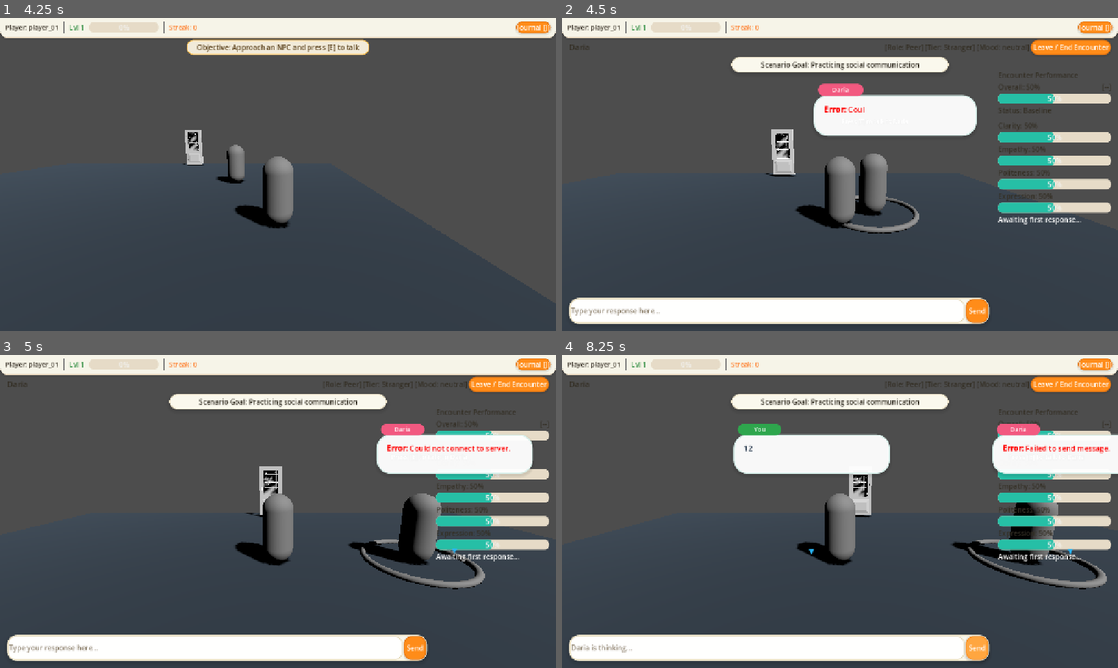
Above: before the commit, frames 1-4 (two rows, left to right).
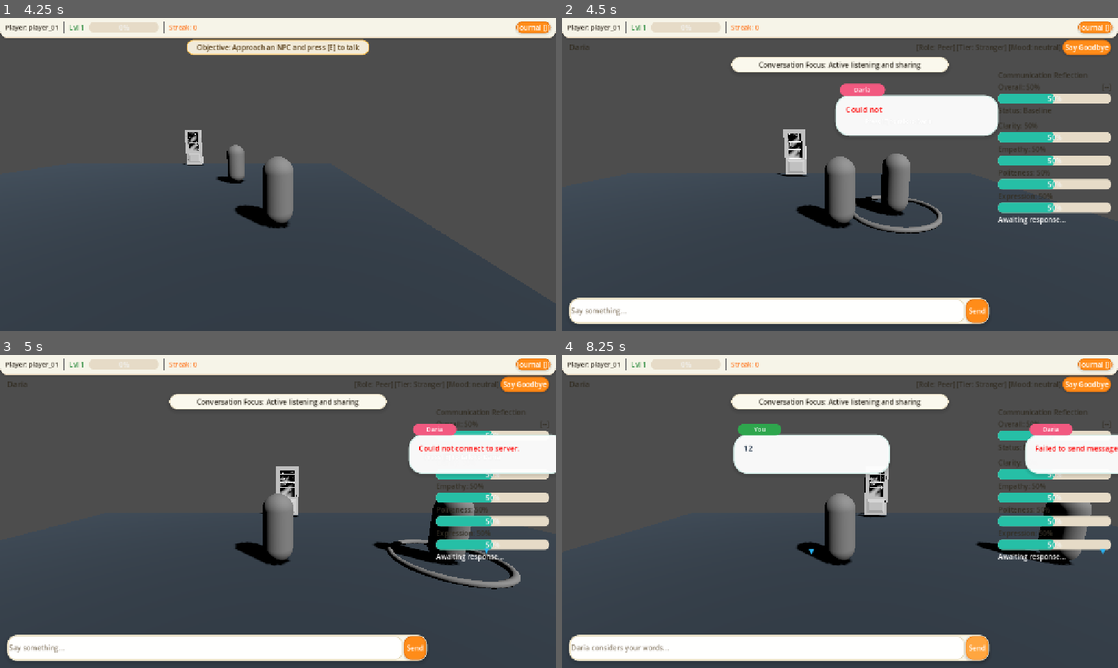
Above: after the commit, the same moments.

Repository: ahmad-ovh/THRESHOLD
Game: Godot game, scene res://scenes/main_menu/MainMenu.tscn
The game is run twice, just before and just after one commit, with the same random seed, the same clock (stepped at 60 frames per second) and the same inputs.
Inputs (mouse positions are in pixels of both pictures, inside the frame that each line leads up to):
- Up to frame 1 (4.25 s): click "Start Game" at 0.5 s; tap E (interact) at 1.25, 2.75, 3.5, 3.6 s; hold D (move_right) 1.28-2.03 s; hold E (interact) 1.28-2.03 s; hold S (move_backward) 2.03-2.78 s; tap Shift (sprint) at 2.1 s; hold D (move_right) 2.78-3.53 s; hold J (toggle_journal) 2.78-3.53 s; hold W (move_forward) from 3.53 s (still down)
- Up to frame 2 (4.5 s): tap E (interact) at 4.25 s; release W (move_forward) at 4.28 s; hold A (move_left) from 4.28 s (still down); hold Shift (sprint) from 4.28 s (still down)
- Up to frame 3 (5 s): keep holding A (move_left); keep holding Shift (sprint)
- Up to frame 4 (8.25 s): release A (move_left) at 5 s; release Shift (sprint) at 5 s; click (767, 649) at 5.02 s; type "12" at 5.1 s; click "Journal [J]" at 5.75 s; click "Leave / End Encounter" (after the commit: "Say Goodbye") at 6.5 s; click "Send" at 7.25 s; tap Space at 8 s; hold A (move_left) from 8.03 s (still down); tap J (toggle_journal) at 8.1 s

Frame 1 is identical in both runs. In frame 2, 5.6% of the frame differs, in the area x 1-99%, y 6-96%; in frame 3, 7.0%, in the area x 1-100%, y 6-96%; in frame 4, 5.6%.

Commit message:
fix: increase standing distance to 2.4m, remove generic ribbon fallbacks, and humanize dialogue UI text

Diff:
--- a/client/scenes/ui/DialogueUI.gd
+++ b/client/scenes/ui/DialogueUI.gd
@@ -71,16 +71,16 @@
 			thinking_timer = 0.0
 			dot_count = (dot_count % 3) + 1
 			var dots = ".".repeat(dot_count)
-			loading_label.text = "Thinking" + dots
+			loading_label.text = active_npc_name + " pauses" + dots
 			if active_npc_bubble and active_npc_bubble.has_method("update_text_only"):
-				active_npc_bubble.update_text_only("[i]Thinking" + dots + "[/i]")
+				active_npc_bubble.update_text_only("[i]" + active_npc_name + " considers your words" + dots + "[/i]")
 
 func show_status_ribbon(text: String) -> void:
 	status_ribbon_label.text = text
 	status_ribbon_panel.visible = true
 	var tween = create_tween()
 	tween.tween_property(status_ribbon_panel, "modulate:a", 1.0, 0.3)
-	await get_tree().create_timer(2.0).timeout
+	await get_tree().create_timer(2.5).timeout
 	var fade_tween = create_tween()
 	fade_tween.tween_property(status_ribbon_panel, "modulate:a", 0.0, 0.4)
 	await fade_tween.finished
@@ -112,7 +112,7 @@
 
 func set_scenario_context(role: String, goal_text: String) -> void:
 	role_badge.text = "[Role: " + role.capitalize() + "]"
-	scenario_goal_label.text = "Scenario Goal: " + goal_text
+	scenario_goal_label.text = "Conversation Focus: " + goal_text
 
 func show_connecting_state(npc_name: String) -> void:
 	active_npc_name = npc_name.capitalize()
@@ -120,22 +120,22 @@
 	role_badge.text = "[Role: Peer]"
 	tier_label.text = "[Tier: Stranger]"
 	mood_label.text = "[Mood: neutral]"
-	scenario_goal_label.text = "Scenario Goal: Practicing social communication"
+	scenario_goal_label.text = "Conversation Focus: Active listening and sharing"
 	visible = true
 	_clear_bubbles()
 	_reset_encounter_metrics()
 
-	# Spawn instant in-world connecting bubble above NPC
-	_spawn_npc_bubble("Connecting to " + active_npc_name + "...")
+	# Spawn instant in-world speech bubble above NPC
+	_spawn_npc_bubble("Walking over to " + active_npc_name + "...")
 
 	message_input.editable = false
 	send_button.disabled = true
 	leave_button.disabled = true
 	loading_label.visible = true
-	loading_label.text = "Connecting..."
+	loading_label.text = "Walking over..."
 	coach_hint_banner.visible = false
 	status_ribbon_panel.visible = false
-	feedback_text.text = "Awaiting first response..."
+	feedback_text.text = "Awaiting response..."
 
 func open_dialogue(npc_name: String, opening_line: String) -> void:
 	active_npc_name = npc_name.capitalize()
@@ -149,7 +149,7 @@
 	message_input.editable = true
 	send_button.disabled = false
 	leave_button.disabled = false
-	message_input.placeholder_text = "Type your response here..."
+	message_input.placeholder_text = "Say something to " + active_npc_name + "..."
 	message_input.grab_focus()
 
 func append_player_message(text: String) -> void:
@@ -157,9 +157,15 @@
 	start_thinking()
 
 func update_turn_data(data: Dictionary) -> void:
+	var prev_tier = tier_label.text
+
 	# Update Status Pills
 	if data.has("relationship_tier"):
-		tier_label.text = "[Tier: " + str(data.get("relationship_tier", "Stranger")) + "]"
+		var new_tier = str(data.get("relationship_tier", "Stranger"))
+		tier_label.text = "[Tier: " + new_tier + "]"
+		if prev_tier != "" and prev_tier != "[Tier: " + new_tier + "]":
+			show_status_ribbon("Relationship with " + active_npc_name + " deepened: " + new_tier + "!")
+
 	if data.has("npc_state"):
 		mood_label.text = "[Mood: " + str(data.get("npc_state", "neutral")) + "]"
 
@@ -177,7 +183,7 @@
 		turn_history_scores.append(turn_scores)
 		_recalculate_cumulative_performance()
 
-	# Update Feedback Text & Status Ribbon
+	# Update Feedback Text
 	var fb = data.get("feedback", {})
 	if fb is Dictionary:
 		var str_text = fb.get("strength", "")
@@ -185,7 +191,6 @@
 		var txt = ""
 		if str_text != "":
 			txt += "[color=green][b]Strength:[/b] " + str(str_text) + "[/color]\n"
-			show_status_ribbon(active_npc_name + " appreciated your response!")
 		if imp_text != "":
 			txt += "[color=yellow][b]Improvement:[/b] " + str(imp_text) + "[/color]"
 		feedback_text.text = txt
@@ -256,12 +261,12 @@
 	thinking_timer = 0.0
 	dot_count = 1
 	loading_label.visible = true
-	loading_label.text = "Thinking."
+	loading_label.text = active_npc_name + " pauses."
 	message_input.editable = false
-	message_input.placeholder_text = active_npc_name + " is thinking..."
+	message_input.placeholder_text = active_npc_name + " considers your words..."
 	send_button.disabled = true
 	leave_button.disabled = false
-	_spawn_npc_bubble("[i]Thinking.[/i]")
+	_spawn_npc_bubble("[i]" + active_npc_name + " considers your words.[/i]")
 
 func stop_thinking() -> void:
 	is_thinking = false
@@ -272,14 +277,14 @@
 	_spawn_npc_bubble(text)
 
 	message_input.editable = true
-	message_input.placeholder_text = "Type your response here..."
+	message_input.placeholder_text = "Say something to " + active_npc_name + "..."
 	send_button.disabled = false
 	leave_button.disabled = false
 	message_input.grab_focus()
 
 func display_error(error_msg: String) -> void:
 	stop_thinking()
-	_spawn_npc_bubble("[color=red][b]Error:[/b] " + error_msg + "[/color]")
+	_spawn_npc_bubble("[color=red]" + error_msg + "[/color]")
 	message_input.editable = true
 	send_button.disabled = false
 	leave_button.disabled = false
--- a/client/scenes/ui/DialogueUI.tscn
+++ b/client/scenes/ui/DialogueUI.tscn
@@ -50,11 +50,11 @@
 [node name="LoadingLabel" type="Label" parent="OverlayRoot/HeaderContainer"]
 visible = false
 layout_mode = 2
-text = "Thinking..."
+text = "Walking over..."
 
 [node name="LeaveButton" type="Button" parent="OverlayRoot/HeaderContainer"]
 layout_mode = 2
-text = " Leave / End Encounter "
+text = " Say Goodbye "
 
 [node name="ScenarioGoalBanner" type="PanelContainer" parent="OverlayRoot"]
 layout_mode = 1
@@ -69,7 +69,7 @@
 
 [node name="ScenarioGoalLabel" type="Label" parent="OverlayRoot/ScenarioGoalBanner"]
 layout_mode = 2
-text = "Scenario Goal: Practice active listening and validate emotions."
+text = "Conversation Focus: Active listening and validating feelings"
 horizontal_alignment = 1
 
 [node name="CoachHintBanner" type="PanelContainer" parent="OverlayRoot"]
@@ -107,7 +107,7 @@
 layout_mode = 2
 theme_override_colors/font_color = Color(0.15, 0.22, 0.3, 1)
 theme_override_font_sizes/font_size = 18
-text = "She liked it!"
+text = "Status update..."
 horizontal_alignment = 1
 vertical_alignment = 1
 
@@ -131,7 +131,7 @@
 [node name="MessageInput" type="LineEdit" parent="OverlayRoot/BottomInputPanel/InputContainer"]
 layout_mode = 2
 size_flags_horizontal = 3
-placeholder_text = "Type your response here..."
+placeholder_text = "Say something..."
 
 [node name="SendButton" type="Button" parent="OverlayRoot/BottomInputPanel/InputContainer"]
 layout_mode = 2
@@ -154,7 +154,7 @@
 
 [node name="ScoresHeader" type="Label" parent="OverlayRoot/FeedbackPanel"]
 layout_mode = 2
-text = "Encounter Performance"
+text = "Communication Reflection"
 
 [node name="OverallContainer" type="HBoxContainer" parent="OverlayRoot/FeedbackPanel"]
 layout_mode = 2
--- a/client/scenes/ui/OverviewModal.tscn
+++ b/client/scenes/ui/OverviewModal.tscn
@@ -67,7 +67,7 @@
 layout_mode = 2
 theme_override_colors/font_color = Color(0.18, 0.55, 0.25, 1)
 theme_override_font_sizes/font_size = 22
-text = "Encounter Summary"
+text = "Conversation Reflection"
 horizontal_alignment = 1
 
 [node name="OutcomeBadge" type="Label" parent="PanelContainer/Margin/VBoxContainer"]
@@ -132,4 +132,4 @@
 custom_minimum_size = Vector2(0, 42)
 layout_mode = 2
 theme_override_font_sizes/font_size = 16
-text = "Continue"
+text = "Step Away"
--- a/client/singletons/EncounterManager.gd
+++ b/client/singletons/EncounterManager.gd
@@ -25,10 +25,9 @@
 			target_npc = npc
 			break
 
-	# Calculate parallel side-by-side standing position relative to dollhouse side camera view
+	# Calculate parallel side-by-side standing position (2.4m natural distance) relative to dollhouse camera
 	if target_npc and player:
-		# Player stands to the left (-1.6m on X axis relative to NPC)
-		var standing_offset = Vector3(-1.6, 0.0, 0.0)
+		var standing_offset = Vector3(-2.4, 0.0, 0.0)
 		var target_pos = target_npc.global_position + standing_offset
 
 		# Smoothly glide player to parallel standing spot
